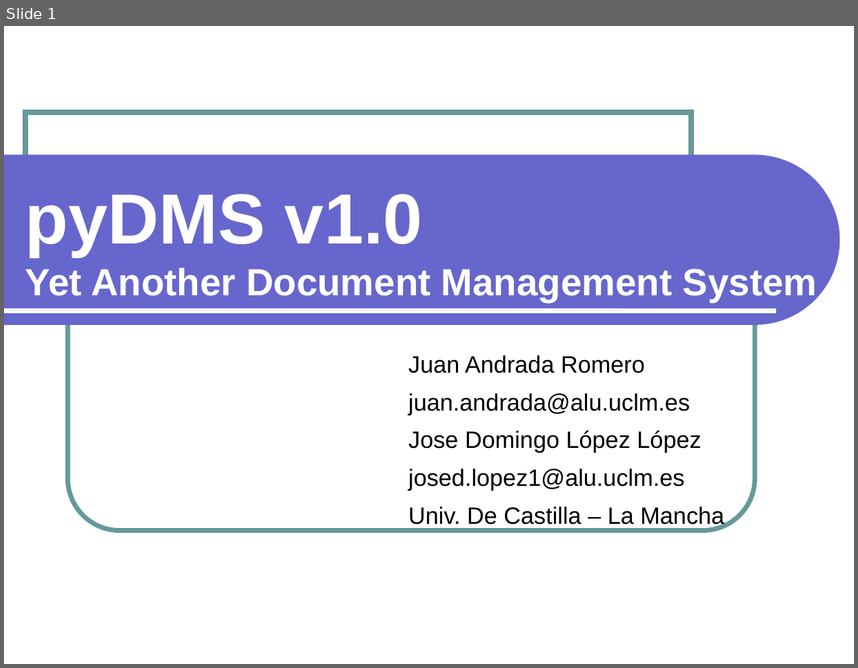
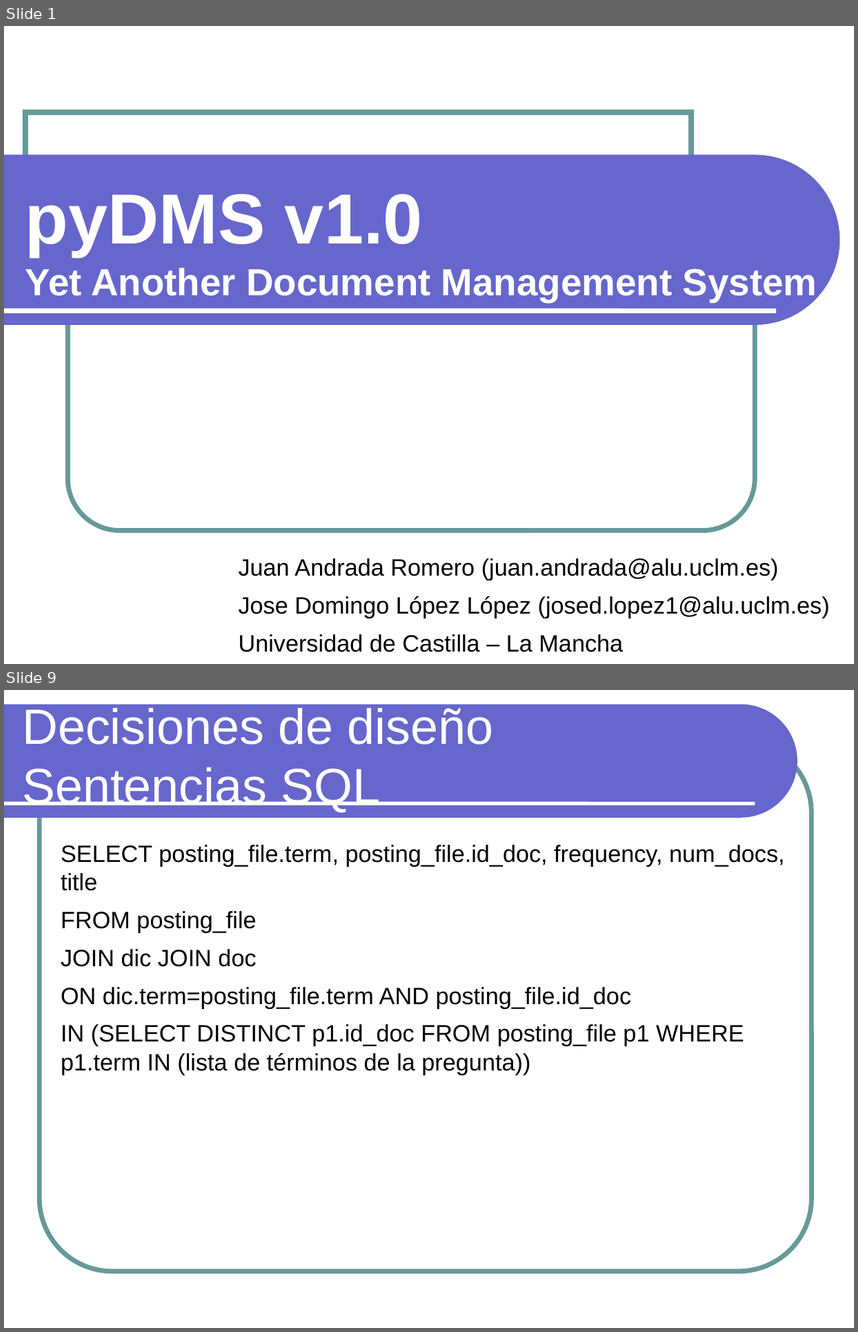
Before and after one commit to txedo/isi-practicas-5, a slide deck: ari/search-engine/doc/presentacion.odp. Shown one above the other, each under a label of ours: slide 1 before the commit, slides 1 and 9 after it; the slides between them are not shown. The pictures are 858x668 and 858x1332 pixels, drawn with LibreOffice and Linux fonts; fonts in the diff are those of the drawing. Boxes give left, top, right and bottom in pixels: in the first picture for what was removed or moved away, otherwise in the second. Text is boxed around its words. In the diff, an @@ line names an element or a change of style, - is before the commit and + after.

Commit message:
ARI: Continuación de la presentación. Falta dar formato a la presentación y añadir algunos comentarios.
TODO:
Sección de Conclusiones tanto en el PDF como en la presentacion.
Incluir en las Estadísticas el número de términos únicos en la BD después de indexar los 239 documentos

```diff
--- a/ari/search-engine/doc/presentacion.odp
+++ b/ari/search-engine/doc/presentacion.odp
@@ slide 9 added at box(4, 690, 854, 1328), background #FFFFFF @@
@@ freeform shape added at box(4, 704, 797, 818), fill #6666CC @@
@@ title added at box(22, 708, 493, 812), 42 pt, text #FFFFFF @@
+Decisiones de diseño
+Sentencias SQL
@@ rounded rectangle added at box(40, 739, 811, 1270), outline #669999 4 pt @@
@@ line added from (4, 803) to (755, 803), #FFFFFF 3 pt @@
@@ text added at box(61, 845, 785, 1074), 20 pt, text #000000 @@
+SELECT posting_file.term, posting_file.id_doc, frequency, num_docs, title
+FROM posting_file
+JOIN dic JOIN doc
+ON dic.term=posting_file.term AND posting_file.id_doc
+IN (SELECT DISTINCT p1.id_doc FROM posting_file p1 WHERE p1.term IN (lista de términos de la pregunta))
@@ slide 1 changed as well @@
@@ subtitle at box(239, 558, 830, 652): text changed @@
-Juan Andrada Romero
-juan.andrada@alu.uclm.es
-Jose Domingo López López
-josed.lopez1@alu.uclm.es
-Univ. De Castilla – La Mancha
+Juan Andrada Romero (juan.andrada@alu.uclm.es)
+Jose Domingo López López (josed.lopez1@alu.uclm.es)
+Universidad de Castilla – La Mancha
```
Also in this commit, not shown: 23 other slides added, 7 slides removed, 3 other files.
